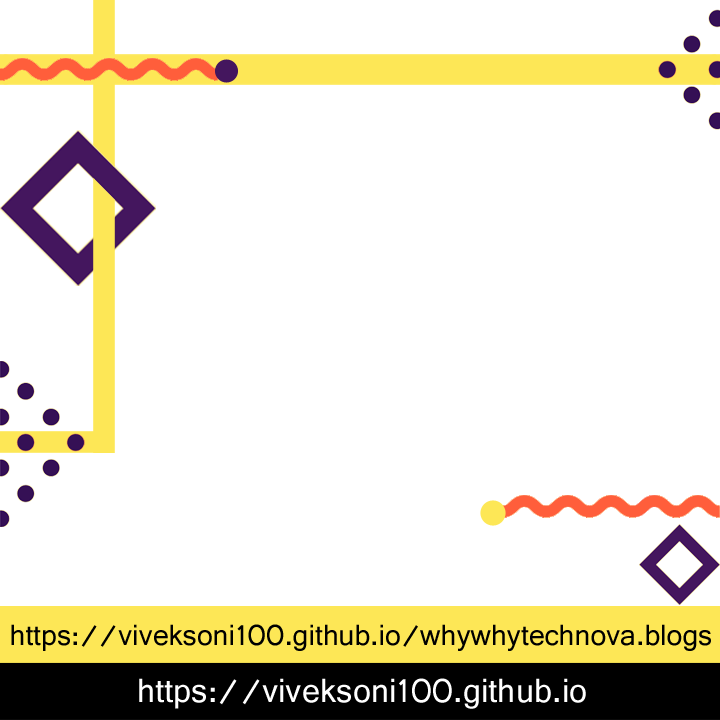
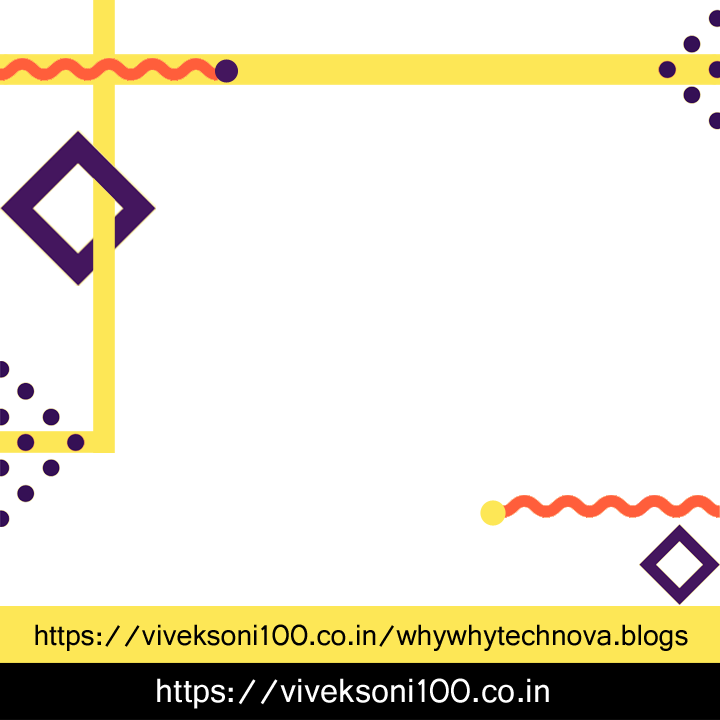
Layer changes from the first 720x720 image to the second:
renamed "https://viveksoni100.github.io" to "https://viveksoni100.co.in/why", painted on it over (11, 624, 711, 651)
renamed "https://viveksoni100.github.io" to "https://viveksoni100.co.in", painted on it over (139, 678, 586, 709)
